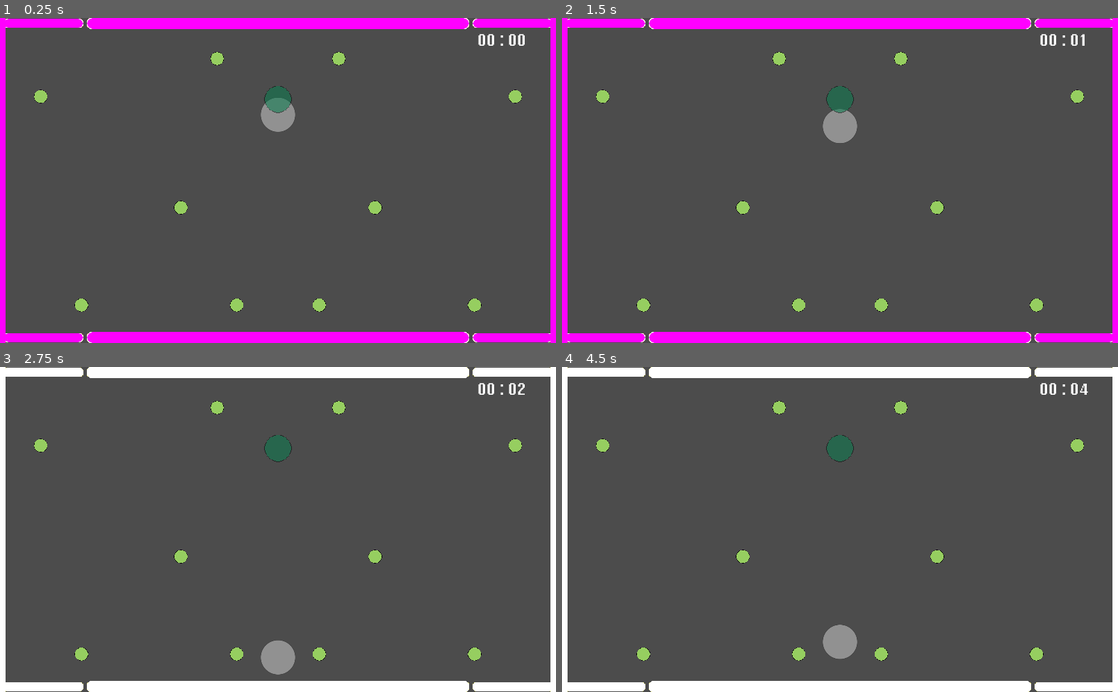
Above: before the commit, frames 1-4 (two rows, left to right).
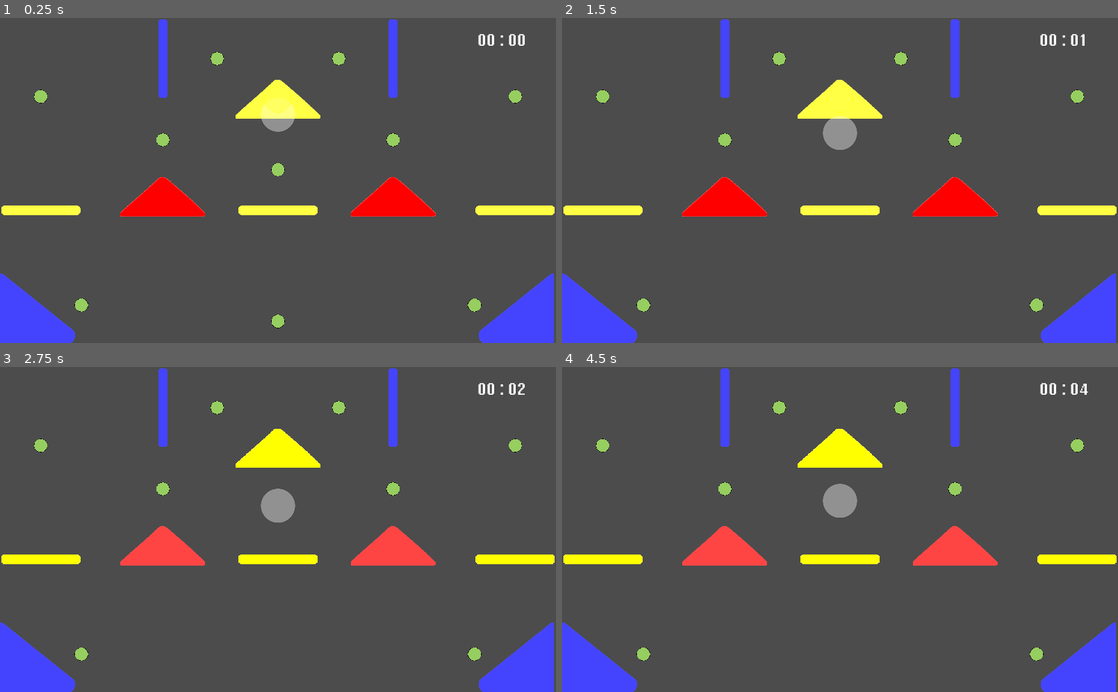
Above: after the commit, the same moments.

Repository: jromano743/final-project-P3
Game: Godot game, scene res://Scenes/Level0.tscn
Same seed, same stepped clock (60 frames per second), same inputs: the game is played once before the commit and once after it. This scene is started directly instead of the project's main scene.
Inputs:
- Up to frame 1 (0.25 s): no input
- Up to frame 2 (1.5 s): hold W (blue_button) 0.53-1.28 s; tap Q (red_button) at 1.35 s
- Up to frame 3 (2.75 s): hold E (yellow_button) from 2.03 s (still down)
- Up to frame 4 (4.5 s): release E (yellow_button) at 2.78 s; tap W (blue_button) at 2.85 s; hold Q (red_button) 3.53-4.28 s; tap E (yellow_button) at 4.35 s

The runs differ from the first frame. In frame 1, 16% of the frame differs, in the area x 0-100%, y 0-100%; in frame 2, 16%; in frame 3, 17%; in frame 4, 17%.

Commit message:
Level 0 finaliza - CON WinGate

Diff:
--- a/Final_project_P3/Scenes/Level0.tscn
+++ b/Final_project_P3/Scenes/Level0.tscn
@@ -1,12 +1,15 @@
-[gd_scene load_steps=9 format=2]
+[gd_scene load_steps=12 format=2]
 
 [ext_resource path="res://Scenes/Elements/Ball.tscn" type="PackedScene" id=1]
 [ext_resource path="res://Scenes/Elements/LongRectangle.tscn" type="PackedScene" id=2]
 [ext_resource path="res://Scenes/GameManager.tscn" type="PackedScene" id=3]
 [ext_resource path="res://Scenes/Elements/ShorRectStand.tscn" type="PackedScene" id=4]
+[ext_resource path="res://Scenes/Elements/SideTriangle.tscn" type="PackedScene" id=5]
 [ext_resource path="res://Scenes/Elements/Item.tscn" type="PackedScene" id=6]
 [ext_resource path="res://Scenes/Elements/WinGate.tscn" type="PackedScene" id=7]
+[ext_resource path="res://Scenes/Elements/Triangle.tscn" type="PackedScene" id=8]
 [ext_resource path="res://Scenes/Timer.tscn" type="PackedScene" id=9]
+[ext_resource path="res://Scenes/Elements/ShortRectangle.tscn" type="PackedScene" id=10]
 
 [sub_resource type="RectangleShape2D" id=1]
 extents = Vector2( 621.848, 369.335 )
@@ -23,98 +26,129 @@
 
 [node name="Yellow_Wall" type="Node2D" parent="."]
 
+[node name="Triangle" parent="Yellow_Wall" instance=ExtResource( 8 )]
+position = Vector2( 512, 150 )
+
+[node name="Rect_L" parent="Yellow_Wall" instance=ExtResource( 10 )]
+position = Vector2( 75, 355 )
+
+[node name="Rect_M" parent="Yellow_Wall" instance=ExtResource( 10 )]
+position = Vector2( 512, 355 )
+
+[node name="Rect_R" parent="Yellow_Wall" instance=ExtResource( 10 )]
+position = Vector2( 949, 355 )
+
 [node name="Floor_L" parent="Yellow_Wall" instance=ExtResource( 4 )]
-position = Vector2( 80, 590 )
+position = Vector2( 80, 610 )
 rotation = 1.5708
 
 [node name="Floor_R" parent="Yellow_Wall" instance=ExtResource( 4 )]
-position = Vector2( 944, 590 )
+position = Vector2( 944, 610 )
 rotation = 1.5708
 
 [node name="Floor" parent="Yellow_Wall" instance=ExtResource( 2 )]
-position = Vector2( 512, 590 )
+position = Vector2( 512, 610 )
 
 [node name="Up_L" parent="Yellow_Wall" instance=ExtResource( 4 )]
-position = Vector2( 80, 10 )
+position = Vector2( 80, -10 )
 rotation = 1.5708
 
 [node name="Up_R" parent="Yellow_Wall" instance=ExtResource( 4 )]
-position = Vector2( 944, 10 )
+position = Vector2( 944, -10 )
 rotation = 1.5708
 
 [node name="Up" parent="Yellow_Wall" instance=ExtResource( 2 )]
-position = Vector2( 512, 10 )
+position = Vector2( 512, -10 )
 
 [node name="Left" parent="Yellow_Wall" instance=ExtResource( 2 )]
-position = Vector2( 0, 300 )
+position = Vector2( -10, 300 )
 rotation = 1.5708
 
 [node name="Right" parent="Yellow_Wall" instance=ExtResource( 2 )]
-position = Vector2( 1024, 300 )
+position = Vector2( 1034, 300 )
 rotation = 1.5708
 
 [node name="Red_Wall" type="Node2D" parent="."]
 
+[node name="Triangle_L" parent="Red_Wall" instance=ExtResource( 8 )]
+position = Vector2( 300, 330 )
+
+[node name="Triangle_R" parent="Red_Wall" instance=ExtResource( 8 )]
+position = Vector2( 724, 330 )
+
 [node name="Floor_L" parent="Red_Wall" instance=ExtResource( 4 )]
-position = Vector2( 80, 590 )
+position = Vector2( 80, 610 )
 rotation = 1.5708
 
 [node name="Floor_R" parent="Red_Wall" instance=ExtResource( 4 )]
-position = Vector2( 944, 590 )
+position = Vector2( 944, 610 )
 rotation = 1.5708
 
 [node name="Floor" parent="Red_Wall" instance=ExtResource( 2 )]
-position = Vector2( 512, 590 )
+position = Vector2( 512, 610 )
 
 [node name="Up_L" parent="Red_Wall" instance=ExtResource( 4 )]
-position = Vector2( 80, 10 )
+position = Vector2( 80, -10 )
 rotation = 1.5708
 
 [node name="Up_R" parent="Red_Wall" instance=ExtResource( 4 )]
-position = Vector2( 944, 10 )
+position = Vector2( 944, -10 )
 rotation = 1.5708
 
 [node name="Up" parent="Red_Wall" instance=ExtResource( 2 )]
-position = Vector2( 512, 10 )
+position = Vector2( 512, -10 )
 
 [node name="Left" parent="Red_Wall" instance=ExtResource( 2 )]
-position = Vector2( 0, 300 )
+position = Vector2( -10, 300 )
 rotation = 1.5708
 
 [node name="Right" parent="Red_Wall" instance=ExtResource( 2 )]
-position = Vector2( 1024, 300 )
+position = Vector2( 1034, 300 )
 rotation = 1.5708
 
 [node name="Blue_Wall" type="Node2D" parent="."]
 
+[node name="Rect_L" parent="Blue_Wall" instance=ExtResource( 4 )]
+position = Vector2( 300, 75 )
+
+[node name="Rect_R" parent="Blue_Wall" instance=ExtResource( 4 )]
+position = Vector2( 724, 75 )
+
+[node name="Triangle_L" parent="Blue_Wall" instance=ExtResource( 5 )]
+position = Vector2( 70, 535 )
+
+[node name="Triangle_R" parent="Blue_Wall" instance=ExtResource( 5 )]
+position = Vector2( 950, 535 )
+scale = Vector2( -1, 1 )
+
 [node name="Floor_L" parent="Blue_Wall" instance=ExtResource( 4 )]
-position = Vector2( 80, 590 )
+position = Vector2( 78.74, 610 )
 rotation = 1.5708
 
 [node name="Floor_R" parent="Blue_Wall" instance=ExtResource( 4 )]
-position = Vector2( 944, 590 )
+position = Vector2( 944, 610 )
 rotation = 1.5708
 
 [node name="Floor" parent="Blue_Wall" instance=ExtResource( 2 )]
-position = Vector2( 512, 590 )
+position = Vector2( 512, 610 )
 
 [node name="Up_L" parent="Blue_Wall" instance=ExtResource( 4 )]
-position = Vector2( 80, 10 )
+position = Vector2( 82.52, -10 )
 rotation = 1.5708
 
 [node name="Up_R" parent="Blue_Wall" instance=ExtResource( 4 )]
-position = Vector2( 944, 10 )
+position = Vector2( 944, -10 )
 rotation = 1.5708
 
 [node name="Up" parent="Blue_Wall" instance=ExtResource( 2 )]
-position = Vector2( 512, 10 )
+position = Vector2( 512, -10 )
 
 [node name="Left" parent="Blue_Wall" instance=ExtResource( 2 )]
-position = Vector2( 0, 300 )
+position = Vector2( -10, 300 )
 rotation = 1.5708
 
 [node name="Right" parent="Blue_Wall" instance=ExtResource( 2 )]
-position = Vector2( 1024, 300 )
+position = Vector2( 1034, 300 )
 rotation = 1.5708
 
 [node name="GameZone" type="Area2D" parent="."]
@@ -128,10 +162,10 @@
 [node name="Items" type="Node2D" parent="."]
 
 [node name="Item" parent="Items" instance=ExtResource( 6 )]
-position = Vector2( 436, 530 )
+position = Vector2( 512, 560 )
 
 [node name="Item2" parent="Items" instance=ExtResource( 6 )]
-position = Vector2( 588, 530 )
+position = Vector2( 512, 280 )
 
 [node name="Item3" parent="Items" instance=ExtResource( 6 )]
 position = Vector2( 150, 530 )
@@ -140,13 +174,13 @@
 position = Vector2( 874, 530 )
 
 [node name="Item5" parent="Items" instance=ExtResource( 6 )]
-position = Vector2( 333, 350 )
+position = Vector2( 300, 225 )
 
 [node name="Item6" parent="Items" instance=ExtResource( 6 )]
 position = Vector2( 624, 75 )
 
 [node name="Item7" parent="Items" instance=ExtResource( 6 )]
-position = Vector2( 691, 350 )
+position = Vector2( 724, 225 )
 
 [node name="Item8" parent="Items" instance=ExtResource( 6 )]
 position = Vector2( 75, 145 )
